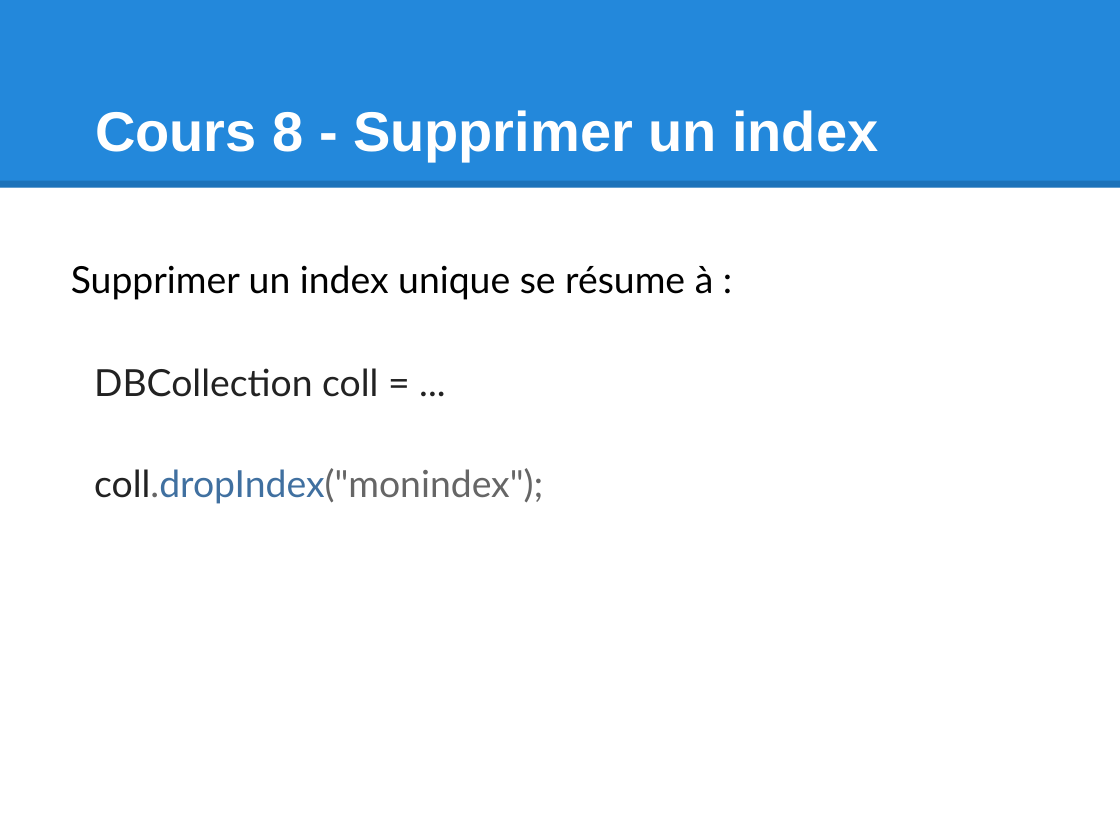
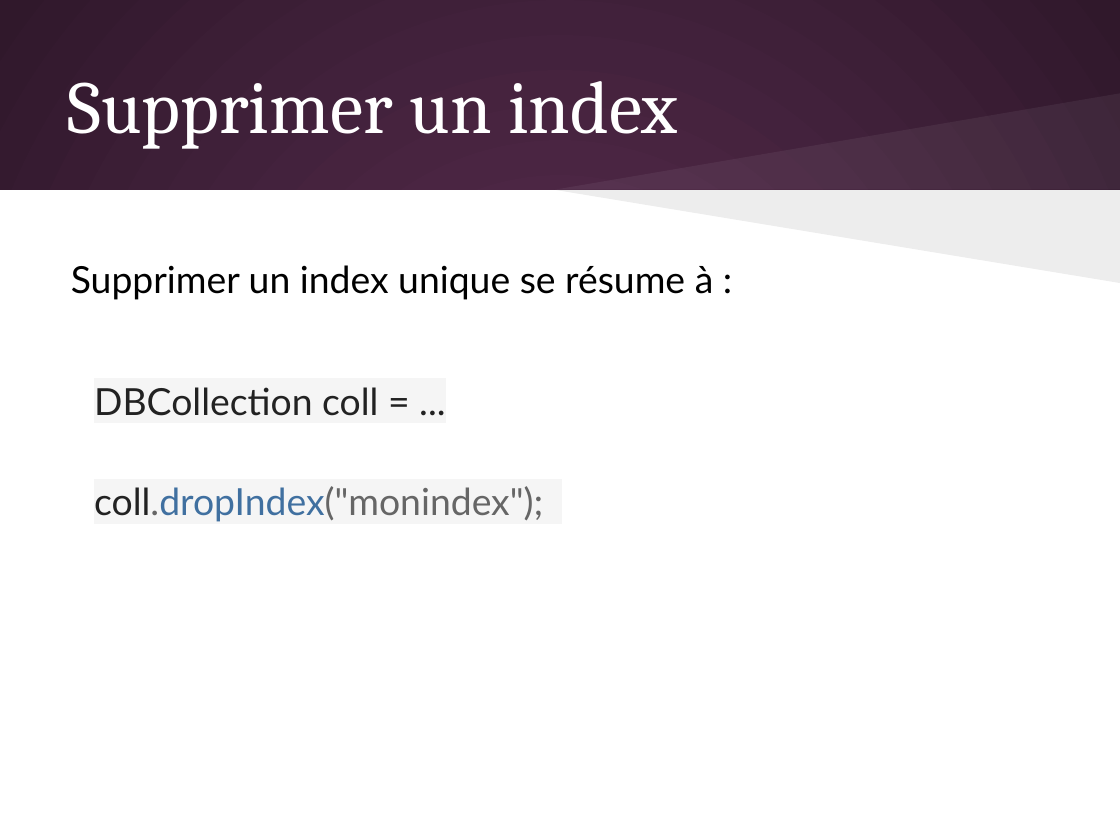
Before and after one commit to olivier-pitton/dant, a slide deck: slide 37 of mongodb/Cours_NoSQL.pptx. Drawn at 1120x840 pixels with LibreOffice and Linux fonts; fonts in the diff are those of the drawing. Boxes give left, top, right and bottom in pixels: in the first picture for what was removed or moved away, otherwise in the second. Text is boxed around its words. In the diff, an @@ line names an element or a change of style, - is before the commit and + after.

```diff
--- a/mongodb/Cours_NoSQL.pptx
+++ b/mongodb/Cours_NoSQL.pptx
@@ background #FFFFFF to gradient #592D50 to #30182B @@
@@ rectangle removed at [0, 0, 1120, 188] @@
@@ title "Supprimer un index" at [67, 81, 677, 149]: vertical alignment bottom to middle @@
@@ title at [67, 81, 677, 149]: text changed; size 36 to 48 pt; font Arial to Cambria; bold off @@
-Cours 8 - Supprimer un index
+Supprimer un index
@@ freeform shape added at [554, 93, 1120, 189], fill #FFFFFF at 6% opacity @@
@@ line removed from (0, 184) to (1120, 184) @@
@@ rectangle added at [0, 190, 1120, 840], fill #FFFFFF @@
@@ freeform shape added at [554, 189, 1120, 282], fill #000000 at 7% opacity @@
@@ text at [94, 387, 543, 522]: highlight none to #F5F5F5 in "DBCollection coll = ...", "coll.dropIndex("monindex");" @@
```
Also in this commit, not shown: 79 other slides changed, 1 other file.
